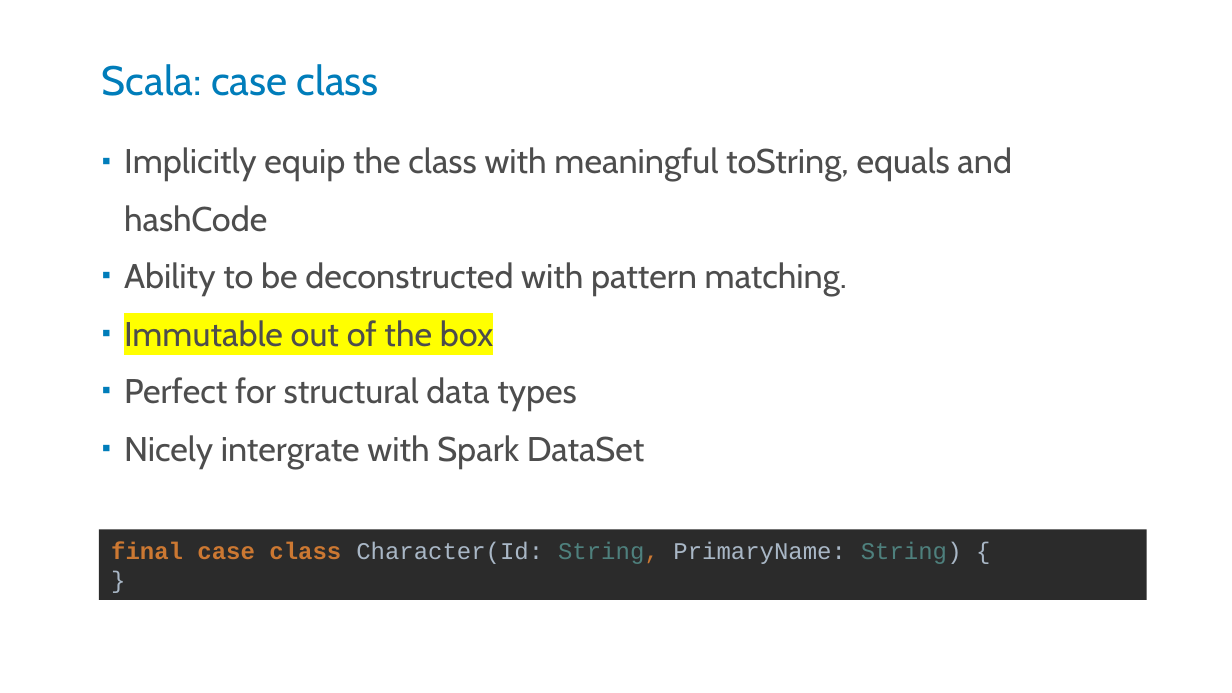
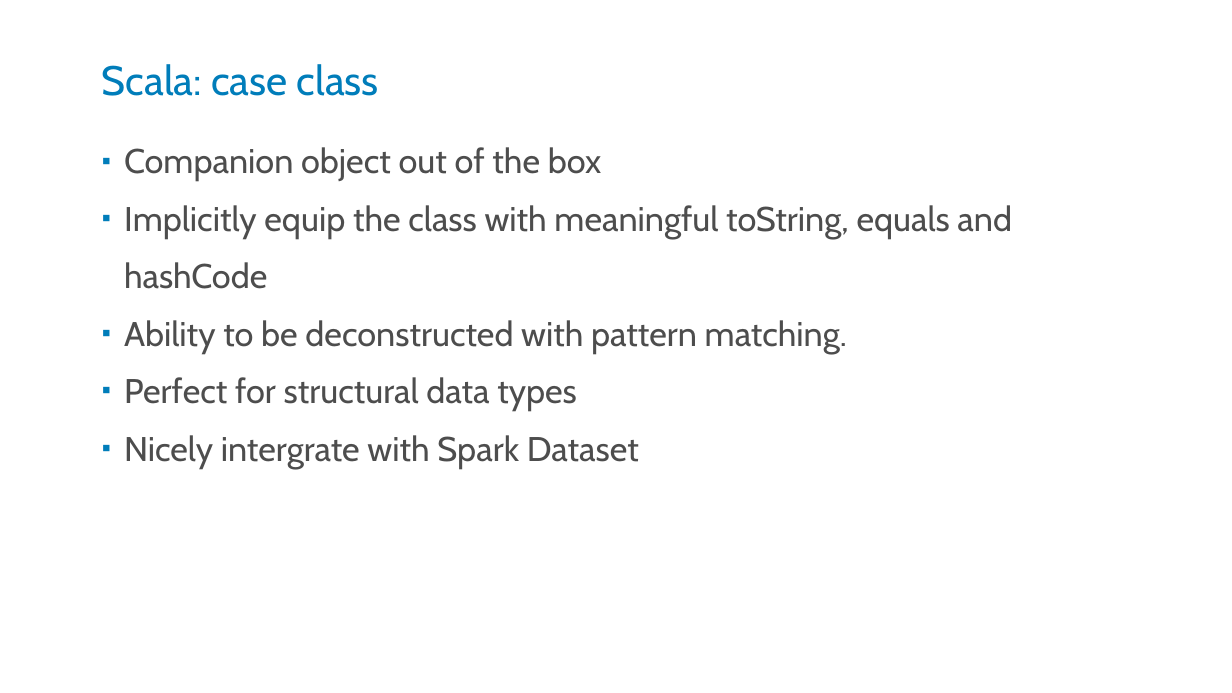
Before and after one commit to kstanaszek/SparkAndScalaInTandem, a slide deck: slide 16 of src/main/resources/slides.pptx. Drawn at 1232x693 pixels with LibreOffice and Linux fonts; fonts in the diff are those of the drawing. Boxes give left, top, right and bottom in pixels: in the first picture for what was removed or moved away, otherwise in the second. Text is boxed around its words. In the diff, an @@ line names an element or a change of style, - is before the commit and + after.

```diff
--- a/src/main/resources/slides.pptx
+++ b/src/main/resources/slides.pptx
@@ text at <box>124,147,601,182</box>: paragraph added @@
+▪ Companion object out of the box
@@ text at <box>124,320,493,347</box>: paragraph removed @@
-▪ Immutable out of the box
@@ text at <box>124,435,639,469</box>: text changed @@
-▪ Nicely intergrate with Spark DataSet
+▪ Nicely intergrate with Spark Dataset
@@ rectangle removed at <box>99,530,1146,600</box> @@
-final case class Character(Id: String, PrimaryName: String) {
-}
```
Also in this commit, not shown: 5 other slides changed, 4 other files.
